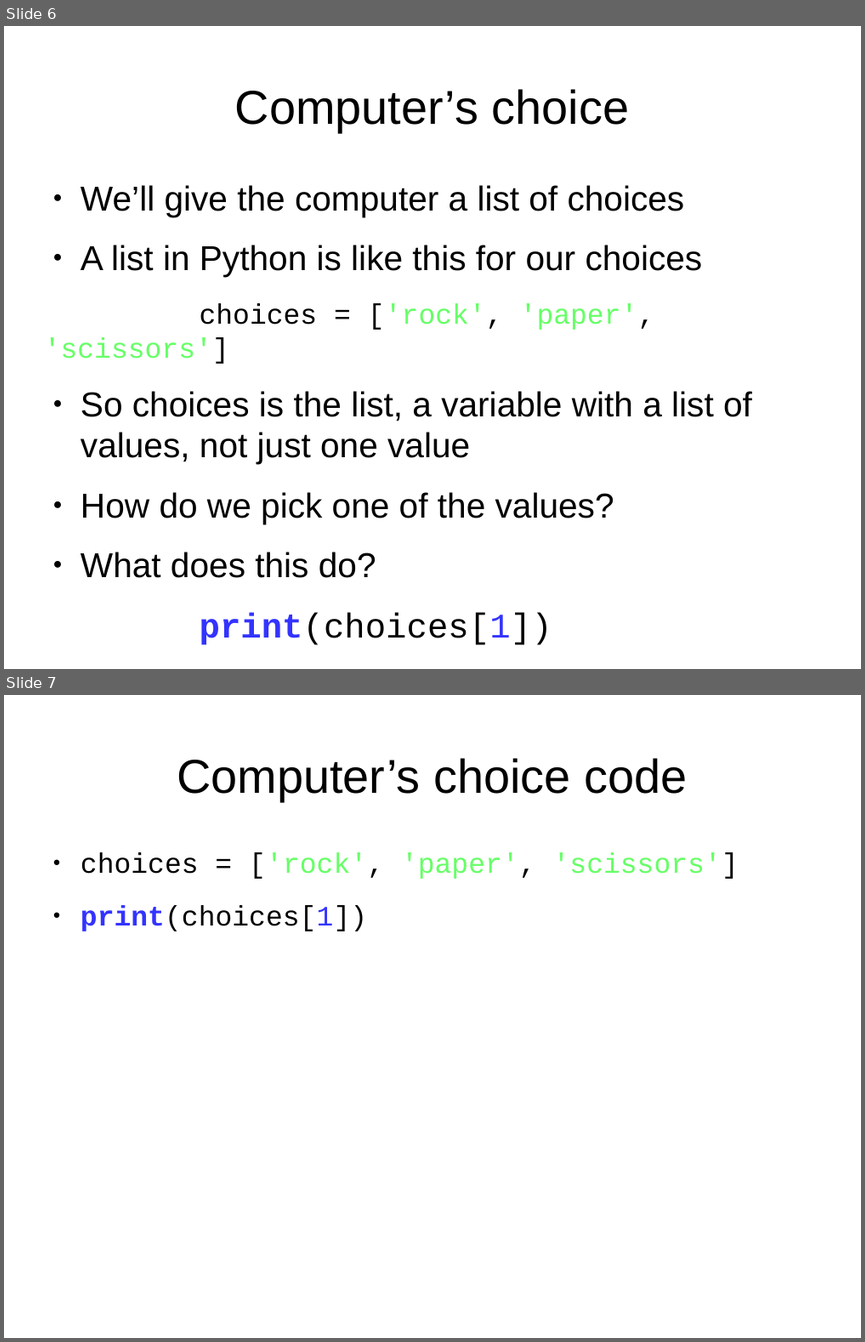
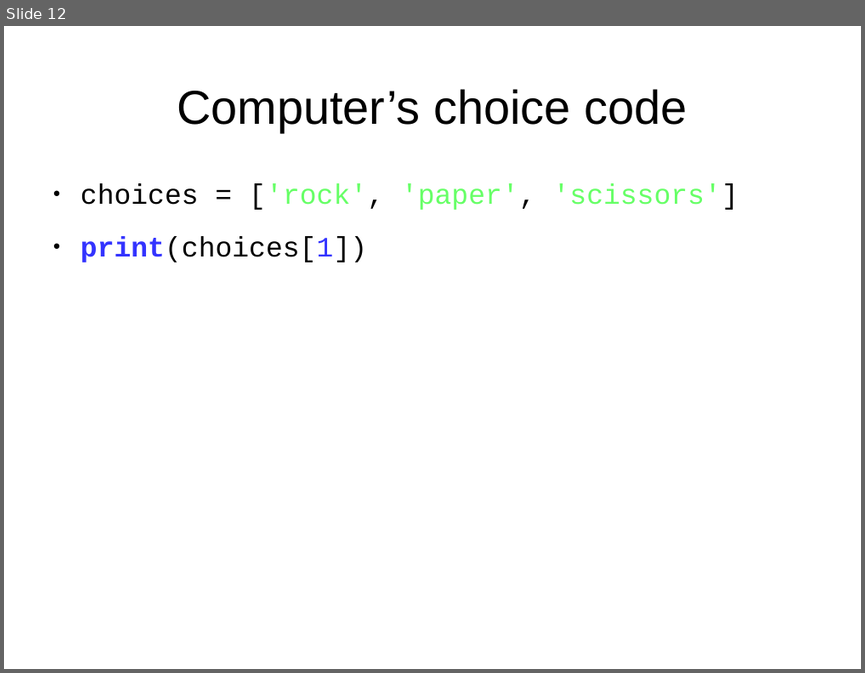
Before and after one commit to timzhood/python-rock, a slide deck: docs/bouncing_rectangle.odp. Shown one above the other, each under a label of ours: slides 6 and 7 before the commit, slide 12 after it. The pictures are 865x1342 and 865x673 pixels, drawn with LibreOffice and Linux fonts; fonts in the diff are those of the drawing. Boxes give left, top, right and bottom in pixels: in the first picture for what was removed or moved away, otherwise in the second. Text is boxed around its words. In the diff, an @@ line names an element or a change of style, - is before the commit and + after.

```diff
--- a/docs/bouncing_rectangle.odp
+++ b/docs/bouncing_rectangle.odp
@@ slide 6 removed at (x1=4, y1=26, x2=861, y2=669), background #FFFFFF @@
@@ text removed at (x1=235, y1=89, x2=629, y2=132) @@
-Computer’s choice
@@ text removed at (x1=44, y1=185, x2=752, y2=645) @@
-● We’ll give the computer a list of choices
-● A list in Python is like this for our choices
-choices = ['rock', 'paper', 'scissors']
-● So choices is the list, a variable with a list of values, not just one value
-● How do we pick one of the values?
-● What does this do?
-print(choices[1])
@@ what was slide 7 is now slide 12 @@
```
Also in this commit, not shown: 2 slides changed, 6 slides added, 1 other file.
